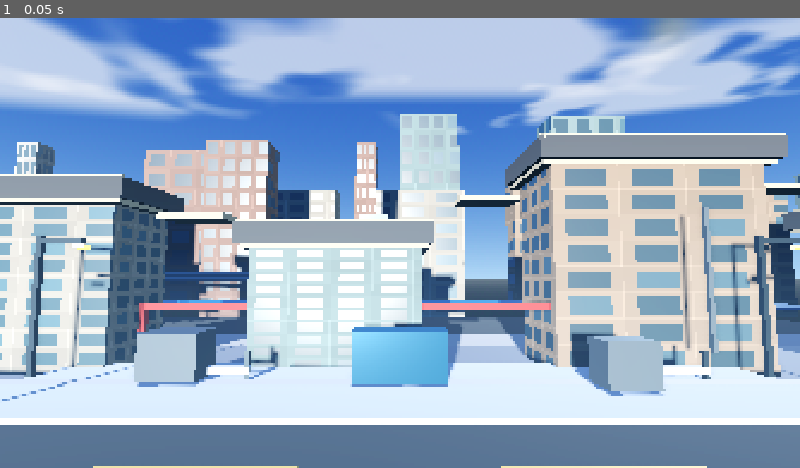
Above: before the commit, frame 1.
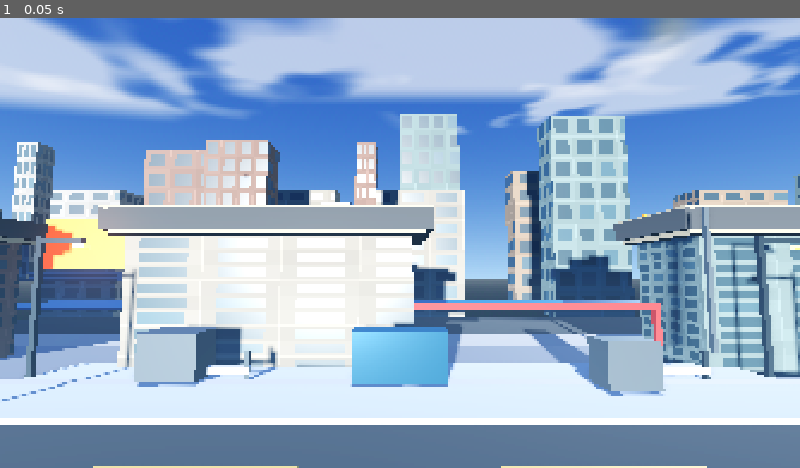
Above: after the commit, the same moment.

Repository: nnamdinwali/shadow-killer
Game: Godot game, scene res://node_3d.tscn
Same seed, same stepped clock (60 frames per second), same inputs: the game is played once before the commit and once after it.
Inputs:
- Up to frame 1 (0.05 s): no input

The runs differ from the first frame. In frame 1, 30% of the frame differs, in the area x 0-100%, y 25-80%.

Commit message:
Shape matching side-scroller rooftops with a wide swing gap

Diff:
--- a/city_polish.gd
+++ b/city_polish.gd
@@ -170,24 +170,19 @@
 			_box("Crosswalk_%s_%s" % [x, z], Vector3(x, 0.245, z), Vector3(0.55, 0.035, 0.52), curb)
 
 func _build_traversal_route() -> void:
-	# 2.5D rooftop route: each segment is separate, with visible voids between
-	# them. The changing Y heights create a reason to jump and later swing.
+	# 2.5D side-scrolling route: matching rooftop platforms with real open gaps.
+	# The wide middle gap is reserved for a future long web-swing section.
 	var segments := [
-		[-22.0, 3.8, 7.5, 4.0],
-		[-12.0, 5.8, 7.0, 3.6],
-		[-2.0, 4.4, 6.0, 3.8],
-		[8.0, 7.0, 7.5, 4.0],
-		[19.0, 5.2, 8.0, 3.6]
+		[-19.0, 4.8, 10.0, 4.0],
+		[-4.0, 4.8, 10.0, 4.0],
+		[14.0, 4.8, 11.0, 4.0],
+		[27.0, 4.8, 10.0, 4.0]
 	]
 	for i in segments.size():
 		var item = segments[i]
 		_build_rooftop_segment(i, Vector3(item[0], item[1], -6.0), Vector3(item[2], 0.65, item[3]))
 		_build_swing_anchor(i, Vector3(item[0] + item[2] * 0.38, item[1] + 8.0, -5.0))
 
-	# Narrow transfer bridges emphasize the gaps without turning the whole route
-	# back into one continuous floor.
-	for item in [[-17.0, 4.9, 2.4], [-7.0, 5.1, 2.2], [3.0, 5.7, 2.0], [13.5, 6.1, 2.8]]:
-		_box("TransferBridge_%s" % item[0], Vector3(item[0], item[1], -6.0), Vector3(item[2], 0.20, 1.2), rooftop_edge)
 
 func _build_rooftop_segment(index: int, center: Vector3, size: Vector3) -> void:
 	# Give every floating route piece a believable building mass underneath it.
